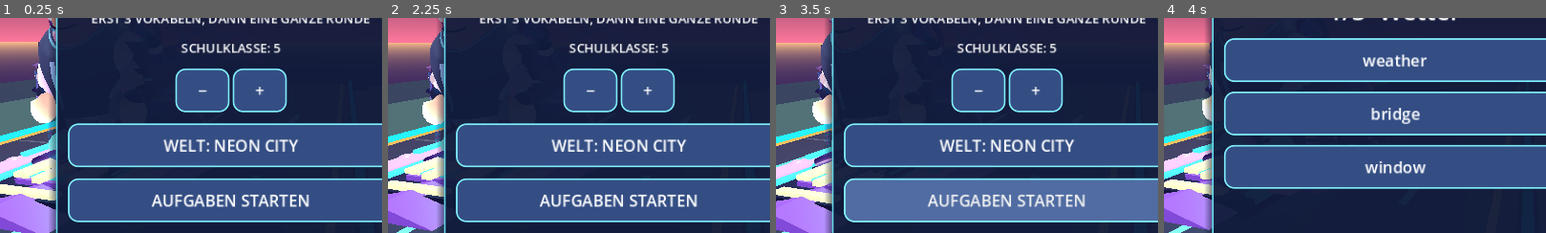
Above: before the commit, frames 1-4 (left to right).
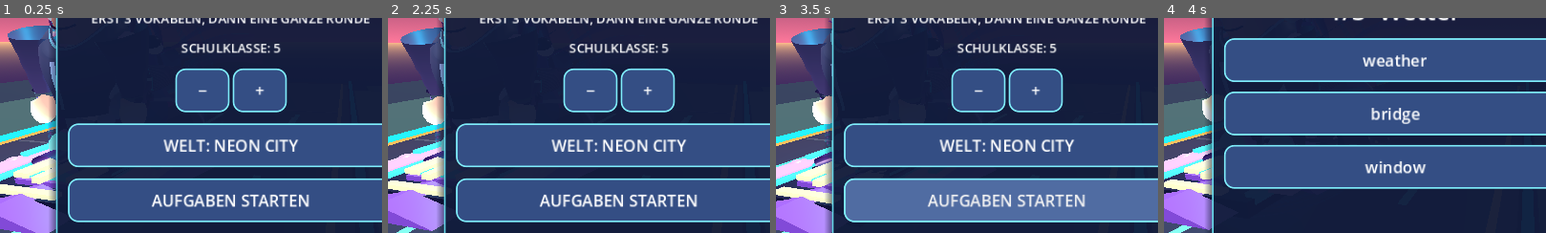
Above: after the commit, the same moments.

Repository: mtothek0703/learnquest-unity-web
Game: Godot game, scene res://main.tscn
The game is run twice, just before and just after one commit, with the same random seed, the same clock (stepped at 60 frames per second) and the same inputs.
Inputs (mouse positions are % of the whole screen's width and height, from its top left):
- Up to frame 1 (0.25 s): no input
- Up to frame 2 (2.25 s): move the mouse to (72, 45) at 0.52 s; hold Right 0.53-1.25 s; hold Q 0.53-1.25 s; click (72, 45) at 0.67 s; tap Space at 0.77, 1.07 s; drag from (30, 55) to (45, 70) at 1.27 s; move the mouse to (60, 28) at 2.02 s; hold Right from 2.03 s (still down); hold R from 2.03 s (still down)
- Up to frame 3 (3.5 s): release Right at 2.75 s; release R at 2.75 s; drag from (45, 70) to (20, 35) at 2.77 s
- Up to frame 4 (4 s): move the mouse to (80, 65) at 3.52 s; hold Left from 3.53 s (still down); hold E from 3.53 s (still down); tap Space at 3.77 s
The pictures show only the part of the screen within x 20-70%, y 31-81%; the shares and areas given below are measured in that part.

The runs differ from the first frame. In frame 1, 1.8% of the frame differs, in the area x 2-15%, y 3-37%; in frame 2, 1.5%; in frame 3, 1.5%; in frame 4, 1.3%.

Commit message:
V111: orient skinned sleeve rings to arm axis and close visible shoulder/wrist gaps

Diff:
--- a/godot/rider_skinned_armwear.gd
+++ b/godot/rider_skinned_armwear.gd
@@ -1,5 +1,5 @@
 extends Node3D
-## V107: organic two-joint flight-jacket sleeves on the ORIGINAL 13-bone
+## V107/V111: organic two-joint flight-jacket sleeves on the ORIGINAL 13-bone
 ## rider skeleton. Sculpted shoulder-to-cuff volume, elbow folds, reflective
 ## wrist rings and rear-facing luminous seams replace layered rigid capsules.
 ## Visual-only original procedural geometry; no touch, physics or assets.
@@ -89,17 +89,31 @@
     var angle := TAU * u
     var shoulder := 1.0 - smoothstep(0.04, 0.34, t)
     var elbow := exp(-pow((t - 0.55) / 0.17, 2.0))
-    var radius := lerpf(0.205, 0.133, t) + 0.024 * shoulder
+    var radius := lerpf(0.310, 0.145, t) + 0.015 * shoulder
     # Subtle tailoring: shoulder fullness, tapered elbow and three soft folds.
     radius += (0.009 * sin(t * TAU * 3.0) + 0.006 * cos(angle * 3.0)) * elbow
     radius += 0.010 if kind == 2 else (0.012 if kind == 1 else 0.0)
-    var x := side * (0.54 + 0.34 * t)
-    var y := 2.055 - 0.735 * t
-    var z := 0.045 + 0.065 * t
-    return Vector3(
-        x + cos(angle) * radius,
-        y + 0.025 * sin(angle) * shoulder,
-        z + sin(angle) * radius * 1.08
+    # V111: the V110 real landscape frames exposed bright shoulder holes
+    # and sleeves ending away from the gauntlets. Previously the "circular"
+    # section lay in the X/Z plane: every vertex of each ring had nearly
+    # identical Y, so the shoulder had no upper volume. Construct the ring
+    # perpendicular to the actual sloping shoulder-to-wrist centerline.
+    # The shoulder overlaps the continuous jacket, while the wrist terminates
+    # at the existing articulated hand rather than beyond it.
+    var start := Vector3(side * 0.61, 2.15, -0.24)
+    var finish := Vector3(side * 0.73, 1.33, -0.06)
+    var center := start.lerp(finish, t)
+    center.x += side * 0.018 * sin(t * PI)
+    center.z += 0.024 * sin(t * PI)
+    var tangent := Vector3(
+        side * (0.12 + 0.018 * PI * cos(t * PI)),
+        -0.82,
+        0.18 + 0.024 * PI * cos(t * PI)
+    ).normalized()
+    var radial_x := (Vector3.RIGHT - tangent * tangent.x).normalized()
+    var radial_z := tangent.cross(radial_x).normalized()
+    return center + radius * (
+        radial_x * cos(angle) + radial_z * sin(angle) * 1.08
     )
 
 func _influences(t: float, side: float) -> Dictionary:
